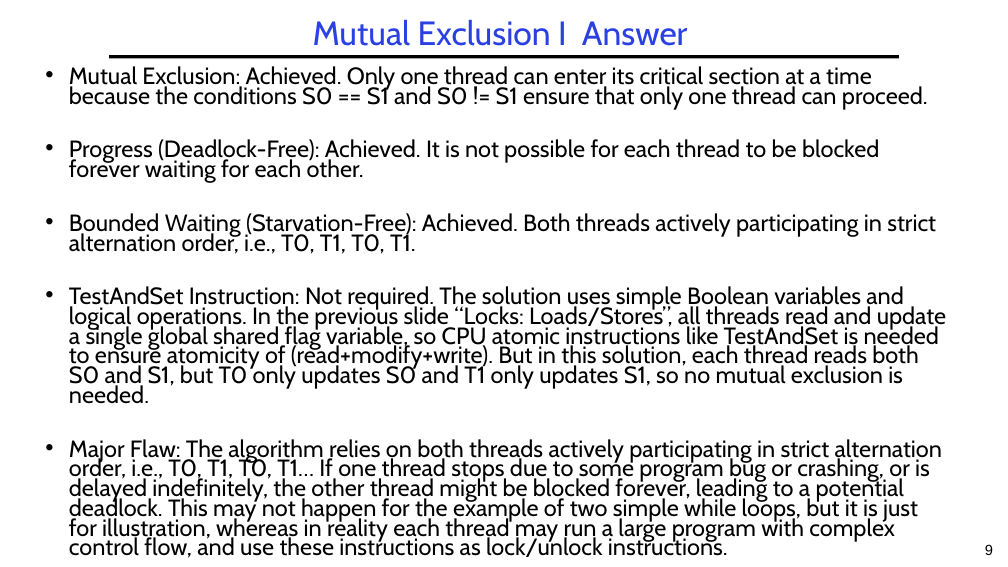
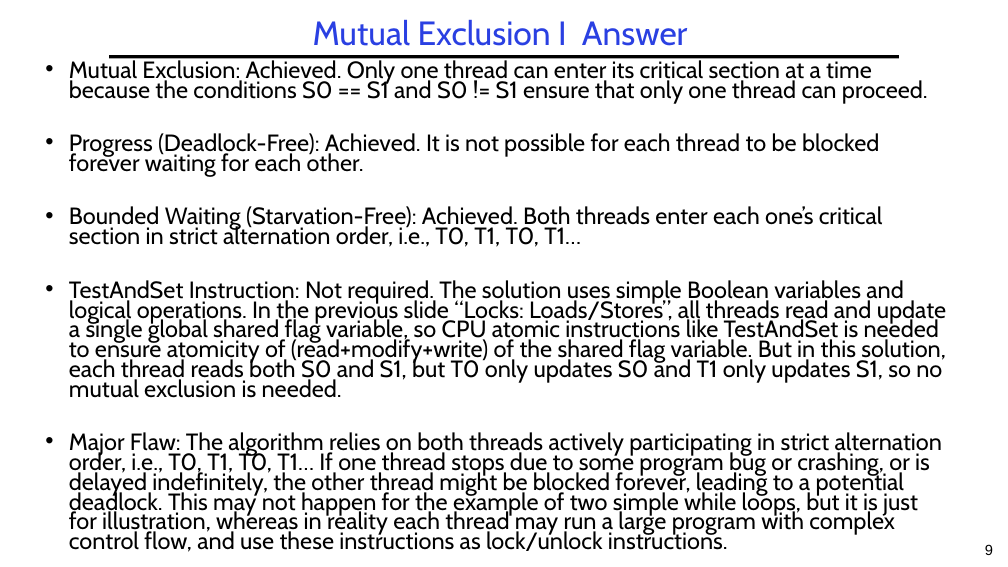
Before and after one commit to guhofstra/CSC256Fa25, a slide deck: slide 9 of PPTs/L3-Exercises ANS.pptx. Drawn at 1008x567 pixels with LibreOffice and Linux fonts; fonts in the diff are those of the drawing. Boxes give left, top, right and bottom in pixels: in the first picture for what was removed or moved away, otherwise in the second. Text is boxed around its words. In the diff, an @@ line names an element or a change of style, - is before the commit and + after.

```diff
--- a/PPTs/L3-Exercises ANS.pptx
+++ b/PPTs/L3-Exercises ANS.pptx
@@ text at [69, 206, 946, 398]: text changed @@
-• Bounded Waiting (Starvation-Free): Achieved. Both threads actively participating in strict alternation order, i.e., T0, T1, T0, T1.
-• TestAndSet Instruction: Not required. The solution uses simple Boolean variables and logical operations. In the previous slide “Locks: Loads/Stores”, all threads read and update a single global shared flag variable, so CPU atomic instructions like TestAndSet is needed to ensure atomicity of (read+modify+write). But in this solution, each thread reads both S0 and S1, but T0 only updates S0 and T1 only updates S1, so no mutual exclusion is needed.
+• Bounded Waiting (Starvation-Free): Achieved. Both threads enter each one’s critical section in strict alternation order, i.e., T0, T1, T0, T1…
+• TestAndSet Instruction: Not required. The solution uses simple Boolean variables and logical operations. In the previous slide “Locks: Loads/Stores”, all threads read and update a single global shared flag variable, so CPU atomic instructions like TestAndSet is needed to ensure atomicity of (read+modify+write) of the shared flag variable. But in this solution, each thread reads both S0 and S1, but T0 only updates S0 and T1 only updates S1, so no mutual exclusion is needed.
```
Also in this commit, not shown: 6 other slides changed, 4 other files.
